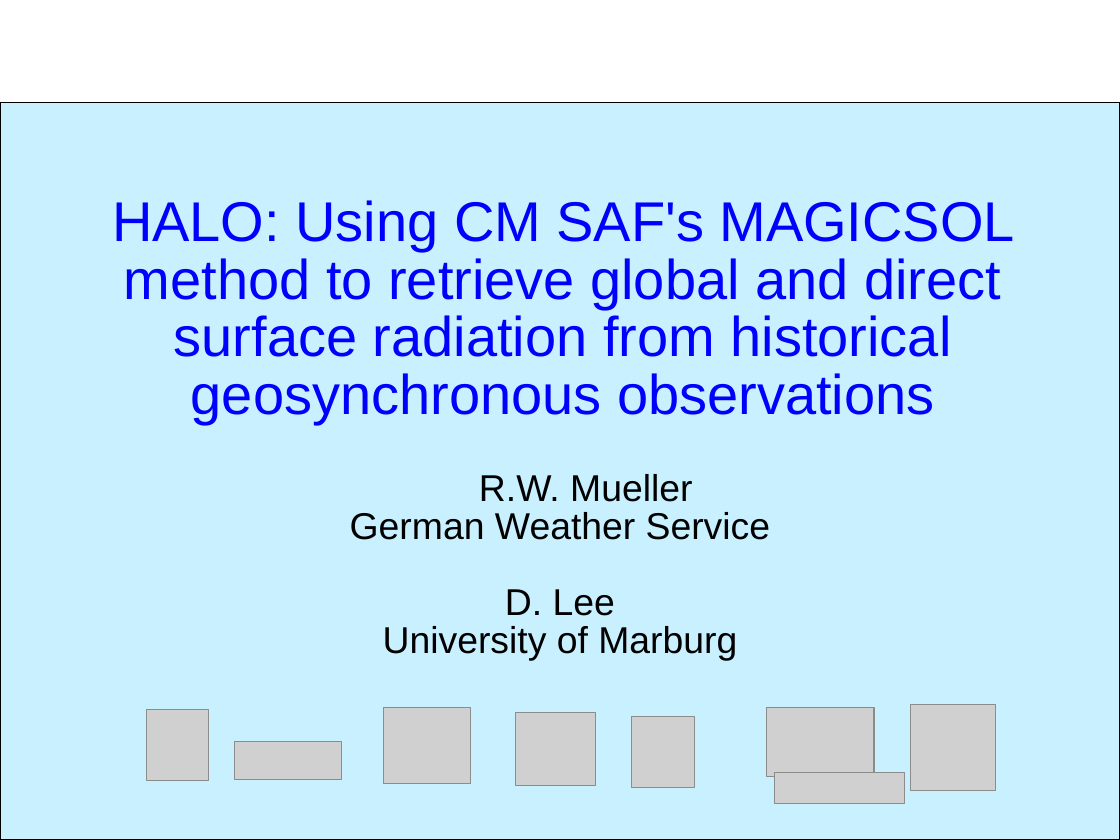
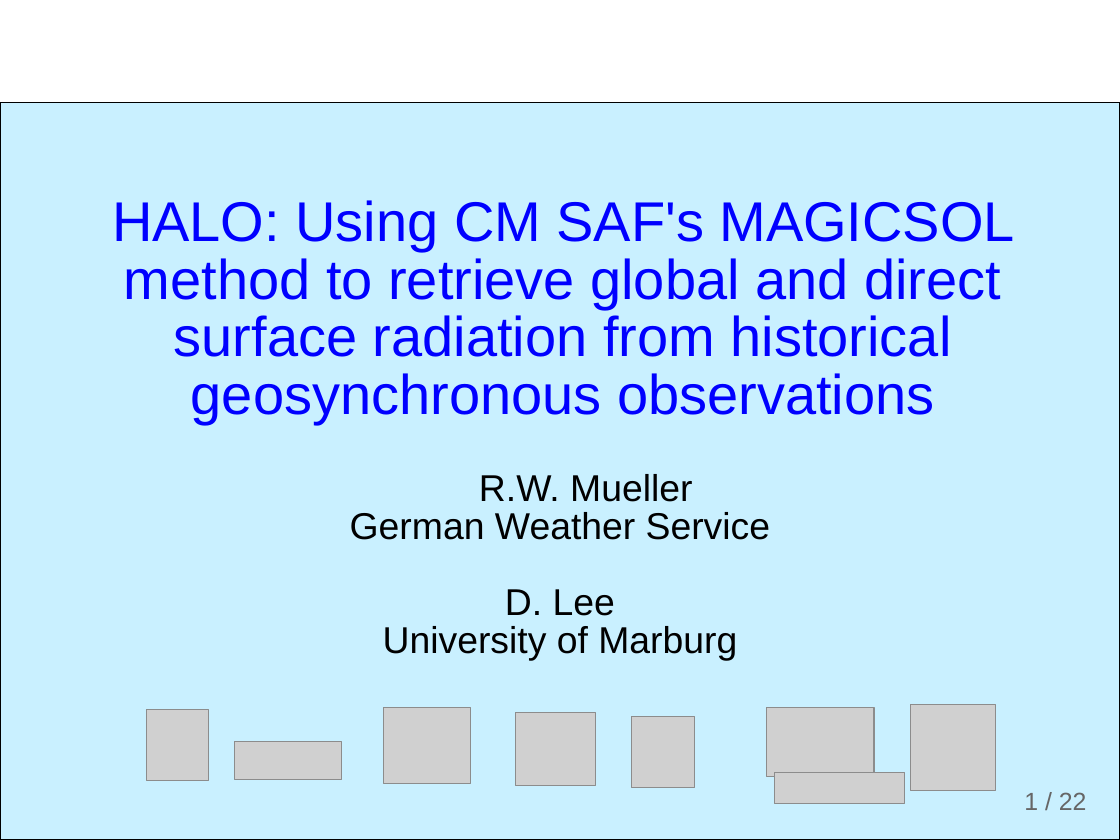
Before and after one commit to ogutu/H.A.L.O., a slide deck: slide 1 of documents/presentations/HALO.odp. Drawn at 1120x840 pixels with LibreOffice and Linux fonts; fonts in the diff are those of the drawing; grey boxes stand for pictures; background and template pictures are left out. Boxes give left, top, right and bottom in pixels: in the first picture for what was removed or moved away, otherwise in the second. Text is boxed around its words. In the diff, an @@ line names an element or a change of style, - is before the commit and + after.

Commit message:
Modify diagrams and upload final HALO presentation

```diff
--- a/documents/presentations/HALO.odp
+++ b/documents/presentations/HALO.odp
@@ page number added at box(1024, 792, 1087, 810), 16 pt, text #666666 @@
+1 / 22
```
Also in this commit, not shown: 5 other slides changed, 16 slides added, 8 slides removed, 2 other files.
